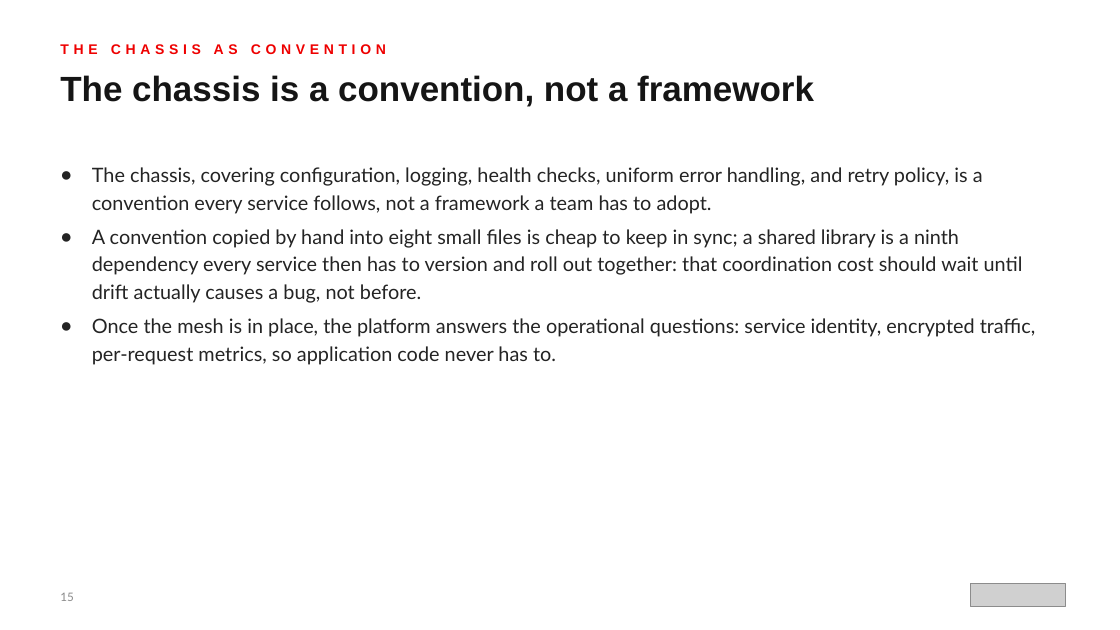
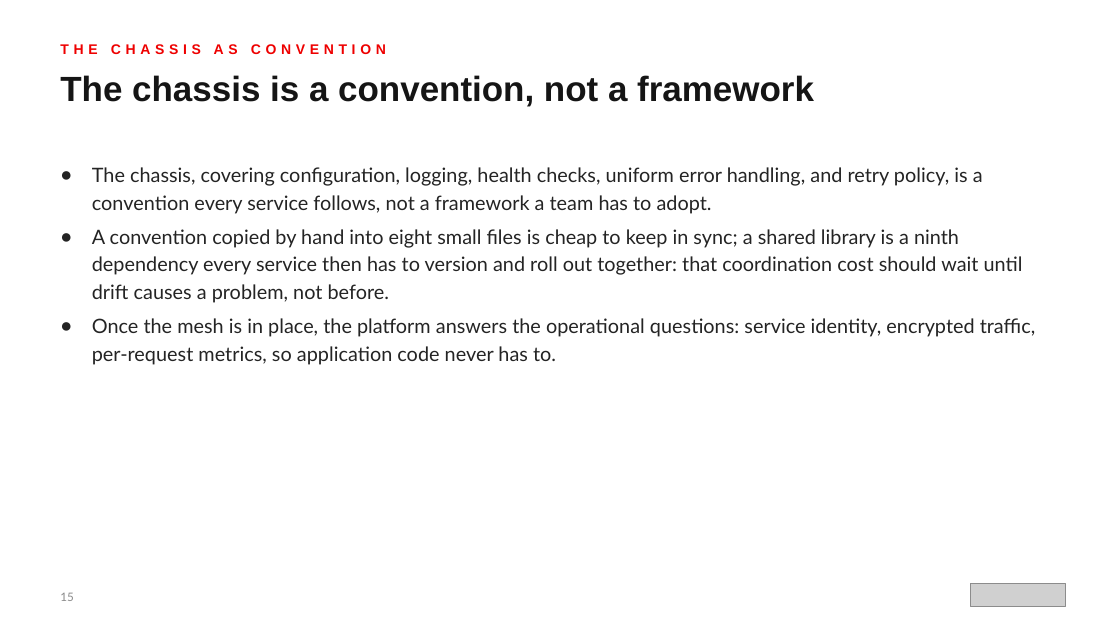
Before and after one commit to patterncatalyst/modernizing-enterprise-applications-python, a slide deck: slide 15 of presentation/lgtm-presentation/Modernizing-101.pptx. Drawn at 1120x630 pixels with LibreOffice and Linux fonts; fonts in the diff are those of the drawing; grey boxes stand for pictures. Boxes give left, top, right and bottom in pixels: in the first picture for what was removed or moved away, otherwise in the second. Text is boxed around its words. In the diff, an @@ line names an element or a change of style, - is before the commit and + after.

```diff
--- a/presentation/lgtm-presentation/Modernizing-101.pptx
+++ b/presentation/lgtm-presentation/Modernizing-101.pptx
@@ text at <box>92,229,1023,303</box>: text changed @@
-● A convention copied by hand into eight small files is cheap to keep in sync; a shared library is a ninth dependency every service then has to version and roll out together: that coordination cost should wait until drift actually causes a bug, not before.
+● A convention copied by hand into eight small files is cheap to keep in sync; a shared library is a ninth dependency every service then has to version and roll out together: that coordination cost should wait until drift causes a problem, not before.
```
Also in this commit, not shown: 5 other slides changed, 10 other files.
